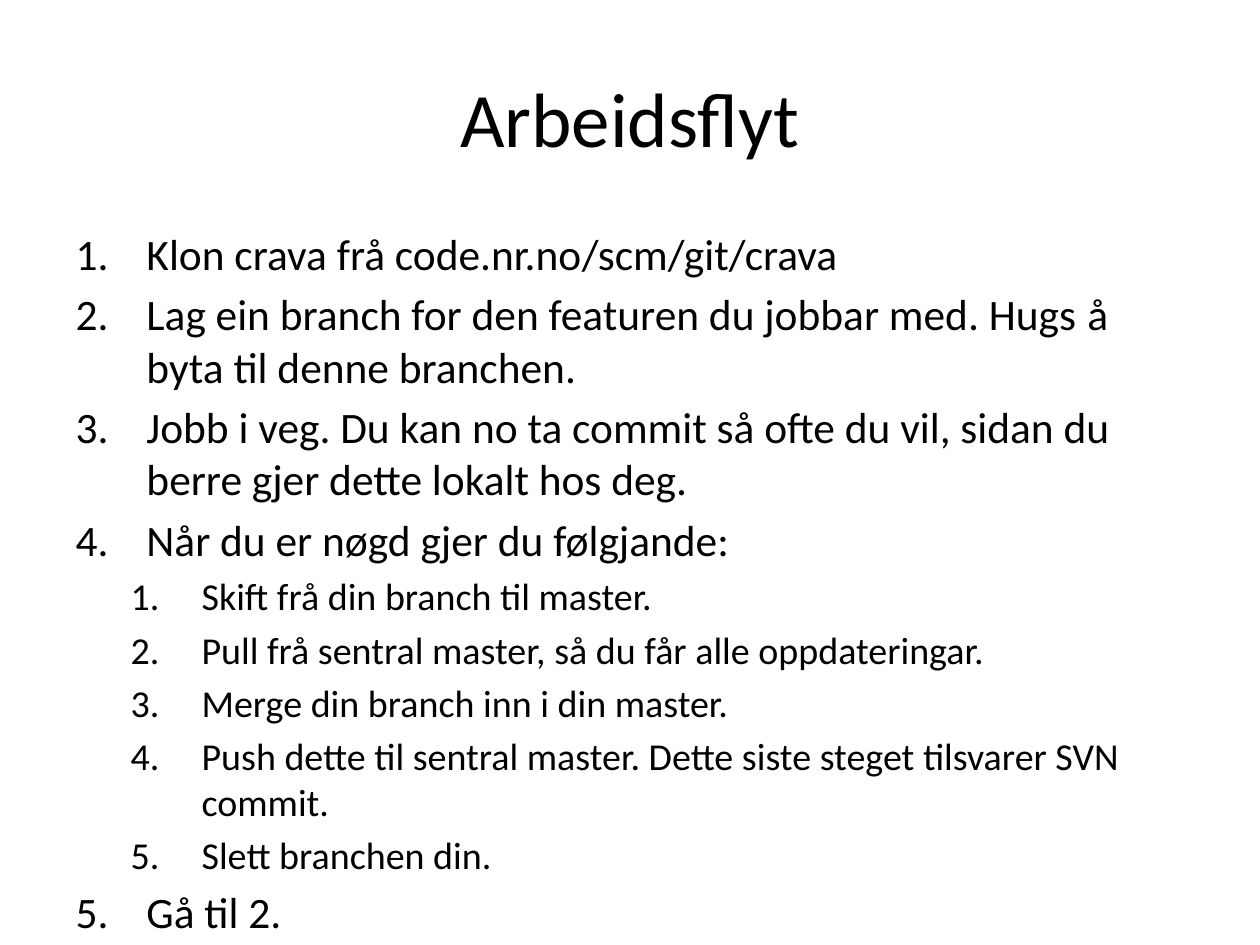
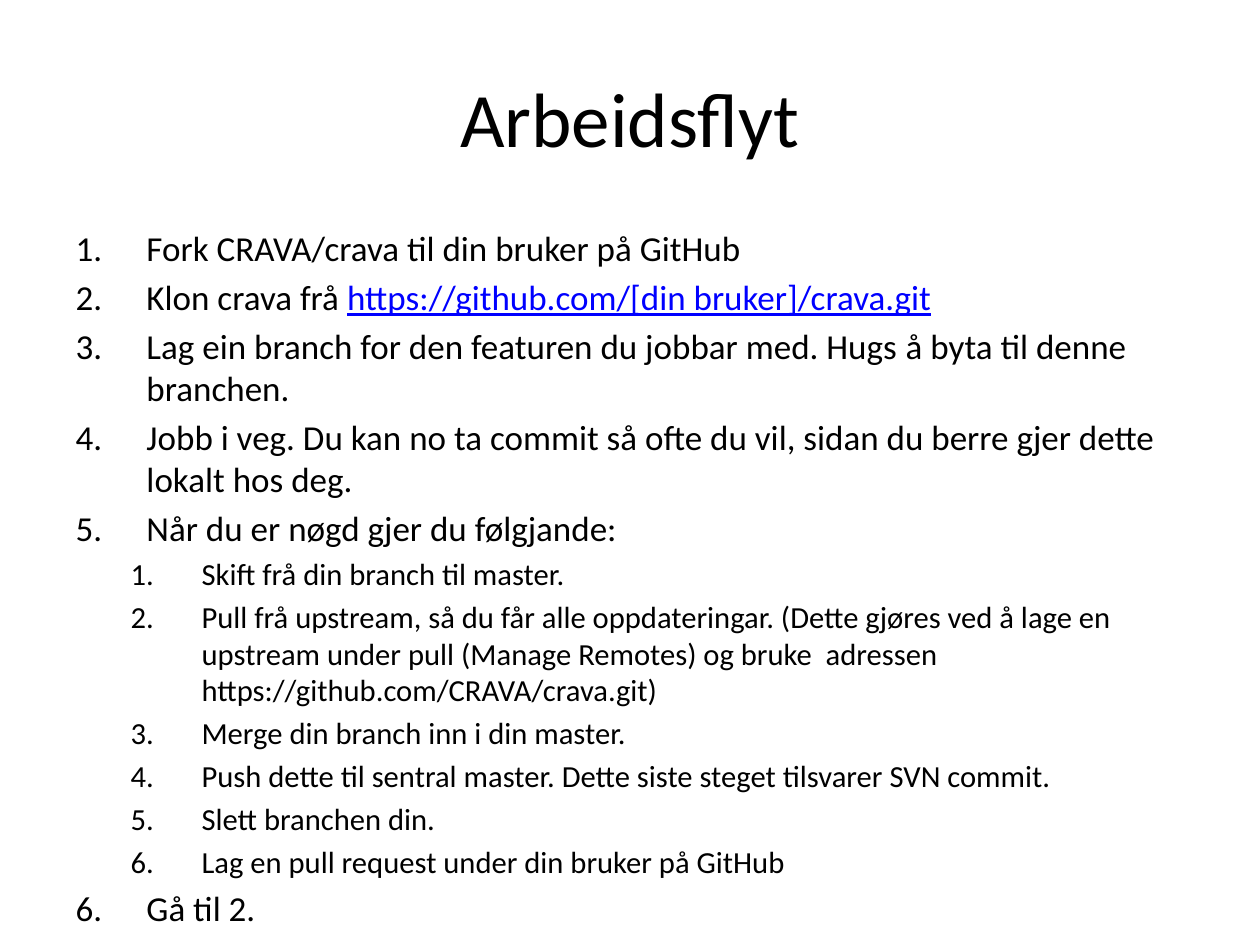
Before and after one commit to CRAVA/crava, a slide deck: slide 2 of doc/Gitforsmarties.pptx. Drawn at 1260x945 pixels with LibreOffice and Linux fonts; fonts in the diff are those of the drawing. Boxes give left, top, right and bottom in pixels: in the first picture for what was removed or moved away, otherwise in the second. Text is boxed around its words. In the diff, an @@ line names an element or a change of style, - is before the commit and + after.

Commit message:
Updated workflow for using Git Hub, fork and pull request in Gitforsmarties.pptx

```diff
--- a/doc/Gitforsmarties.pptx
+++ b/doc/Gitforsmarties.pptx
@@ text at (146,236,1154,831): paragraph added @@
+  6. Lag en pull request under din bruker på GitHub
@@ text at (146,236,931,316): text changed; size 24.8 to 20 pt @@
-1. Klon crava frå code.nr.no/scm/git/crava
+1. Fork CRAVA/crava til din bruker på GitHub
+2. Klon crava frå https://github.com/[din bruker]/crava.git
@@ text at (146,334,1154,831): size 24.8 to 20 pt in "Lag ein branch for den featuren du ...", "Jobb i veg. Du kan no ta ...", "Når du er nøgd gjer du følgjande:", "Gå til 2."; size 21.7 to 17.5 pt in "Skift frå din branch til master.", "Merge din branch inn i din master.", "Push dette til sentral master. Dette siste ...", "Slett branchen din." @@
@@ text at (202,606,1110,707): text changed; size 21.7 to 17.5 pt @@
-  2. Pull frå sentral master, så du får alle oppdateringar.
+  2. Pull frå upstream, så du får alle oppdateringar. (Dette gjøres ved å lage en upstream under pull (Manage Remotes) og bruke adressen https://github.com/CRAVA/crava.git)
```
